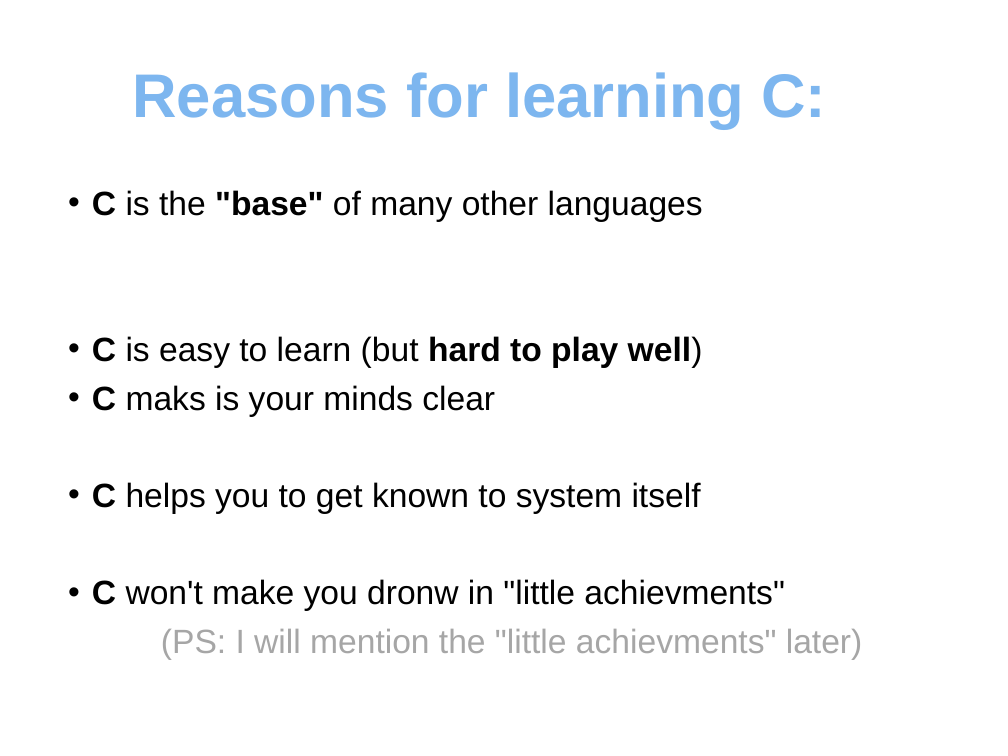
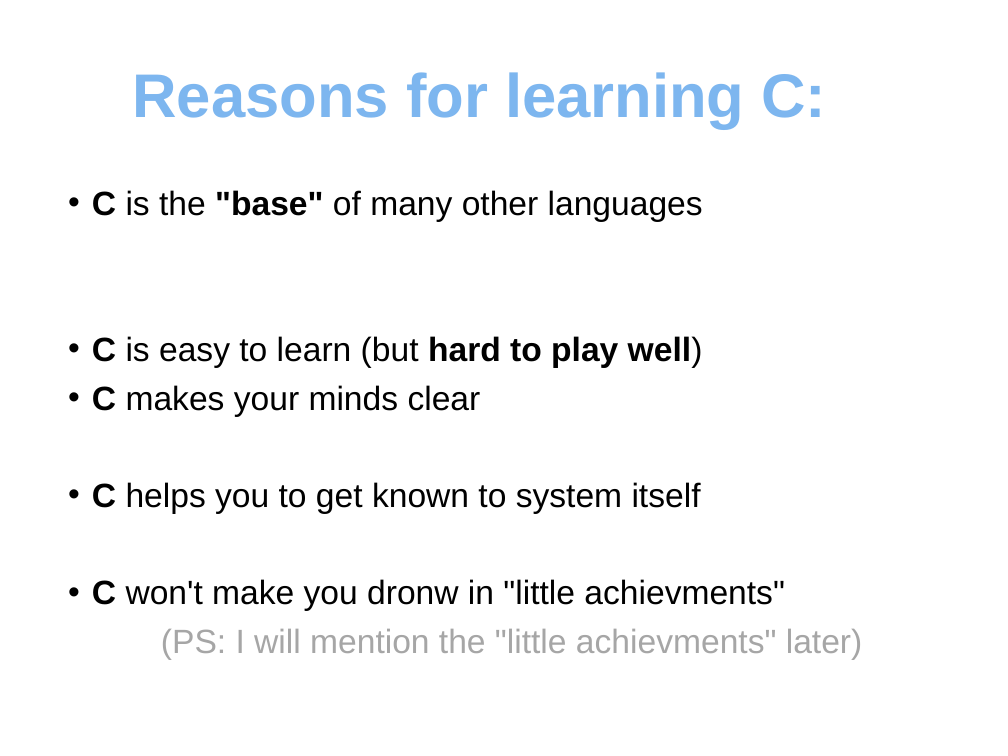
Before and after one commit to chuang02/C_Learning, a slide deck: slide 5 of C_Learning.ppt. Drawn at 1008x756 pixels with LibreOffice and Linux fonts; fonts in the diff are those of the drawing; background and template pictures are left out. Boxes give left, top, right and bottom in pixels: in the first picture for what was removed or moved away, otherwise in the second. Text is boxed around its words. In the diff, an @@ line names an element or a change of style, - is before the commit and + after.

Commit message:
Auto uploaded by Bill.T.S

```diff
--- a/C_Learning.ppt
+++ b/C_Learning.ppt
@@ text at (92,385,481,417): text changed @@
-• C maks is your minds clear
+• C makes your minds clear
```
